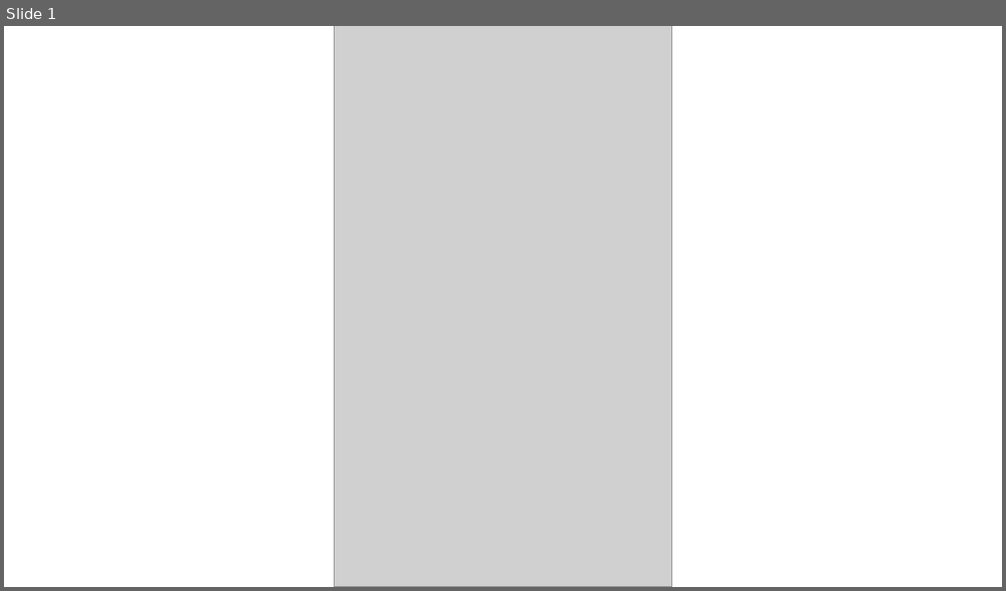
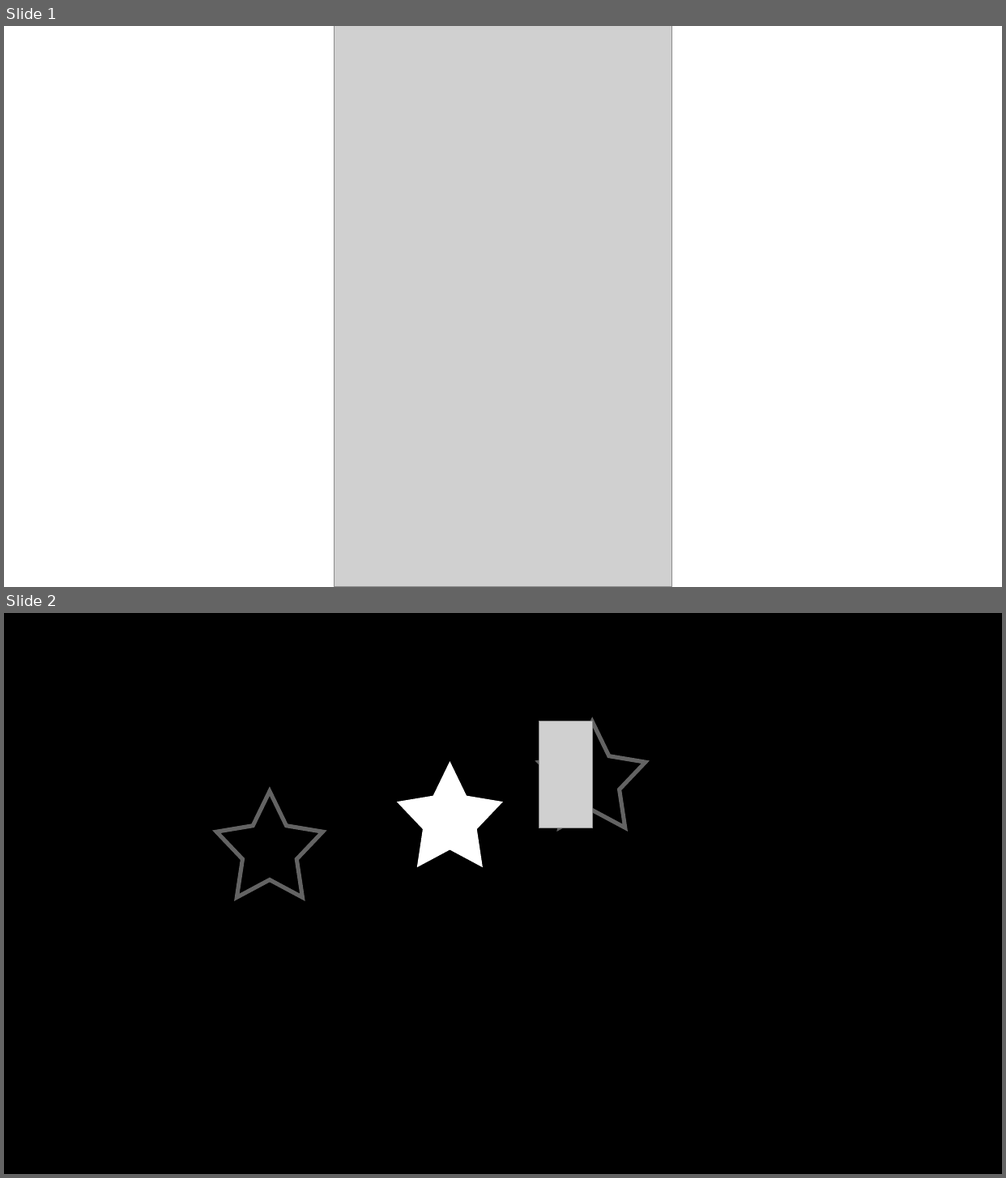
Before and after one commit to shulme33/PersonalWebsite, a slide deck: Template.pptx. Shown one above the other, each under a label of ours: slide 1 before the commit, slides 1 and 2 after it. The pictures are 1006x591 and 1006x1178 pixels, drawn with LibreOffice and Linux fonts; fonts in the diff are those of the drawing; grey boxes stand for pictures. Boxes give left, top, right and bottom in pixels: in the first picture for what was removed or moved away, otherwise in the second. Text is boxed around its words. In the diff, an @@ line names an element or a change of style, - is before the commit and + after.

```diff
--- a/Template.pptx
+++ b/Template.pptx
@@ slide 2 added at box(4, 613, 1002, 1174), background #000000 @@
@@ star added at box(539, 722, 646, 828), outline #FFFFFF 4 pt @@
@@ picture added at box(539, 721, 592, 828) @@
@@ star added at box(397, 761, 503, 867), fill #FFFFFF @@
@@ star added at box(216, 791, 323, 897), outline #FFFFFF 4 pt @@
```
Also in this commit, not shown: 1 slide removed, 4 other files.
